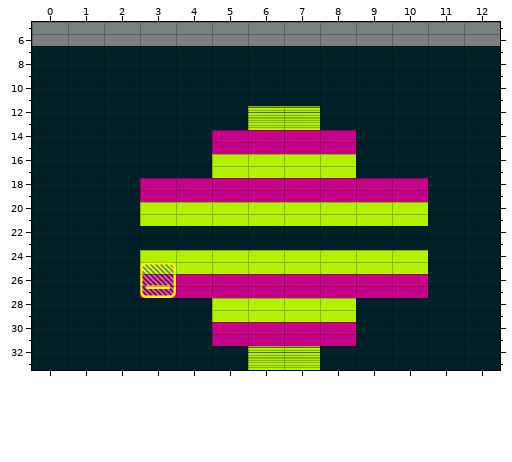
An edit to a level. Tiled map, Impact/Impact.iOS/Content/Levels/level001.tmx. This is how it looked before the edit.
Cells are 57x19 px. Shown: x 0..12, y 5..33.
Once edited:
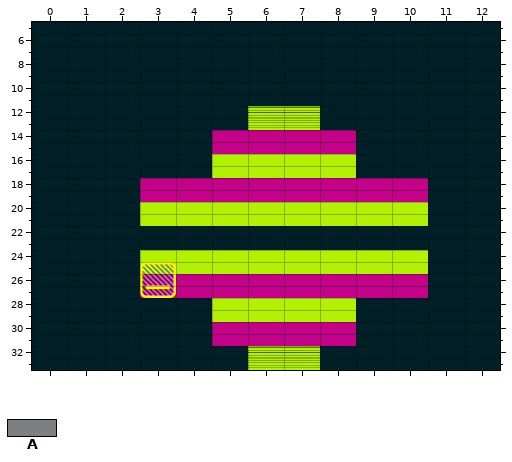
Key: from "Bricks": A 8 "Brick-E1".
_ is an empty cell.
The edit:
Layer "Bricks":
The edit erases tile A in row 6 at x 0, 2, 4, 6, 8, 10 and 12.
Where, in picture pixels (left, top, right, bottom), the same in both pictures:
removed: (32, 22, 500, 46)
